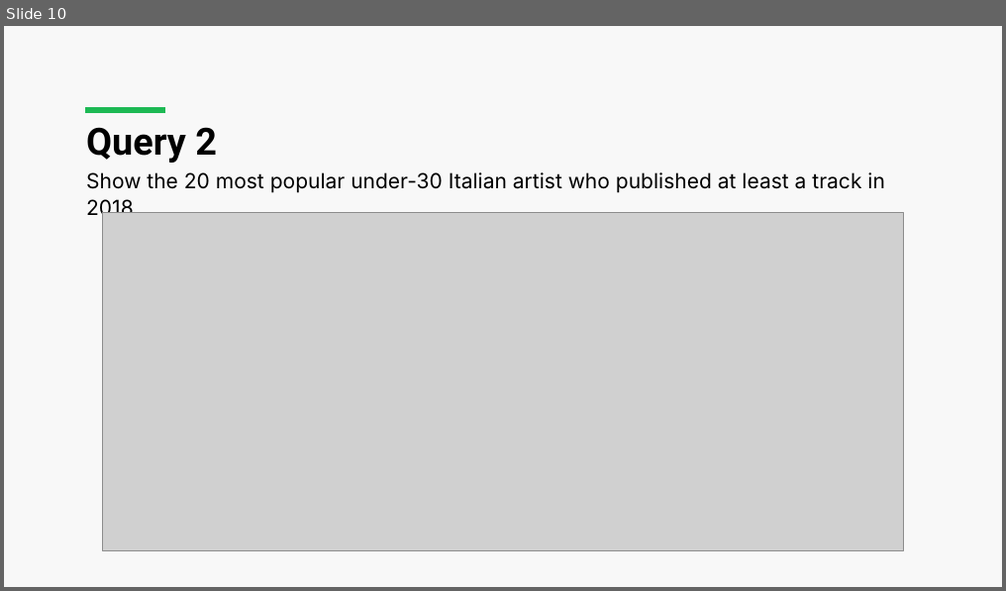
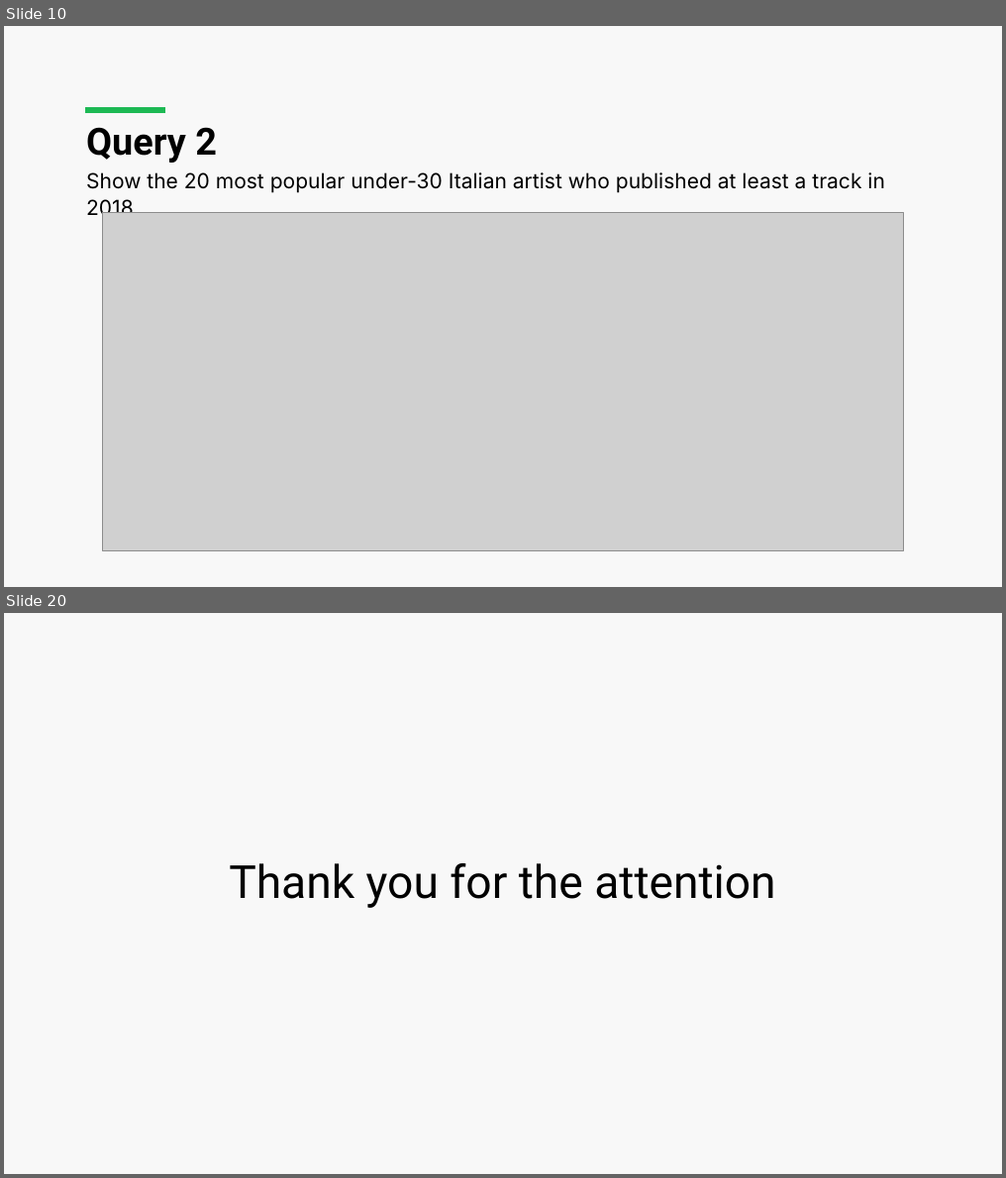
Before and after one commit to luca-martinelli-09/spotify-lod, a slide deck: Spotify_Presentation.pptx. Shown one above the other, each under a label of ours: slide 10 before the commit, slides 10 and 20 after it; the slides between them are not shown. The pictures are 1006x591 and 1006x1178 pixels, drawn with LibreOffice and Linux fonts; fonts in the diff are those of the drawing; grey boxes stand for pictures. Boxes give left, top, right and bottom in pixels: in the first picture for what was removed or moved away, otherwise in the second. Text is boxed around its words. In the diff, an @@ line names an element or a change of style, - is before the commit and + after.

```diff
--- a/Spotify_Presentation.pptx
+++ b/Spotify_Presentation.pptx
@@ slide 20 added at (x1=4, y1=613, x2=1002, y2=1174), background #F8F8F8 @@
@@ title added at (x1=229, y1=863, x2=775, y2=908), 44 pt, text #000000 @@
+Thank you for the attention
```
Also in this commit, not shown: 1 slide changed, 8 other slides added, 1 other file.
